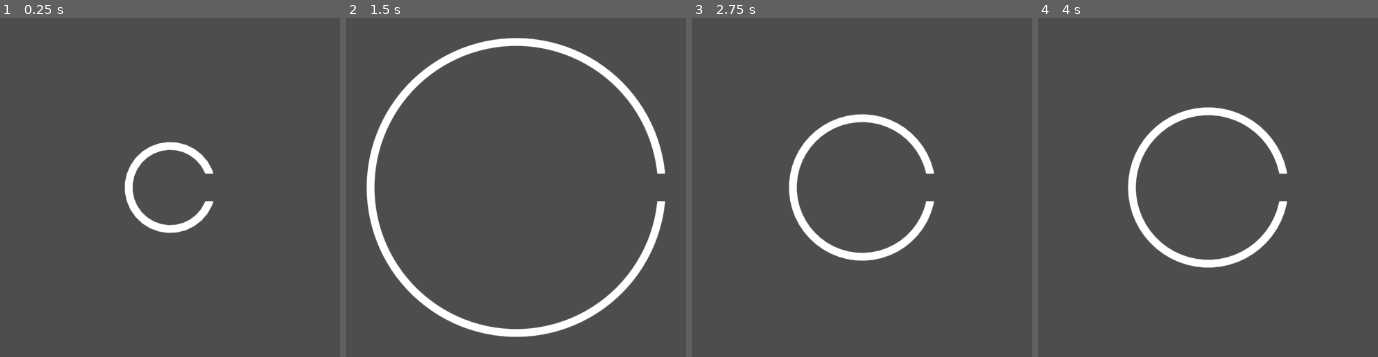
Above: before the commit, frames 1-4 (left to right).
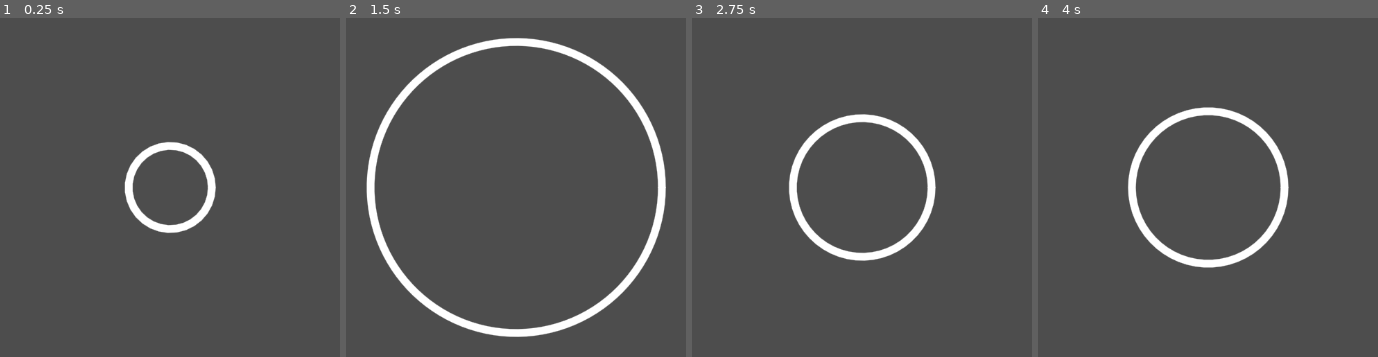
Above: after the commit, the same moments.

Repository: LettucePie/october
Game: Godot game, scene res://game.tscn
Same seed, same stepped clock (60 frames per second), same inputs: the game is played once before the commit and once after it.
Inputs:
- Up to frame 1 (0.25 s): no input
- Up to frame 2 (1.5 s): no input
- Up to frame 3 (2.75 s): no input
- Up to frame 4 (4 s): no input

The runs differ from the first frame. In frame 1, 0.2% of the frame differs, in the area x 60-64%, y 45-55%; in frame 2, 0.2%; in frame 3, 0.2%; in frame 4, 0.2%.

Commit message:
cannot have multiple cuts in ring... trying shaders but not working

Diff:
--- a/cutout.gd
+++ b/cutout.gd
@@ -6,17 +6,10 @@
 func _draw() -> void:
 	#draw_rect(
 		#Rect2(-250, -250, 500, 500),
-		#Color.WHITE,
+		#Color.BLACK,
 		#true,
 		#-1.0,
 		#false
-	#)
-	#draw_rect(
-		#Rect2(0, -20, 500, 40),
-		#Color.BLACK,
-		#true,
-		#-1.0,
-		#true
 	#)
 	draw_rect(
 		Rect2(-250, -250, 250, 500),
@@ -39,3 +32,17 @@
 		-1.0,
 		false
 	)
+	draw_rect(
+		Rect2(0, -20, 500, 40),
+		Color(Color.BLACK, 0),
+		true,
+		-1.0,
+		true
+	)
+	draw_rect(
+		Rect2(-20, 0, 40, 500),
+		Color(Color.BLACK, 0),
+		true,
+		-1.0,
+		true
+	)
--- a/game.tscn
+++ b/game.tscn
@@ -1,7 +1,6 @@
-[gd_scene load_steps=3 format=3 uid="uid://cuqejiribu1et"]
+[gd_scene load_steps=2 format=3 uid="uid://cuqejiribu1et"]
 
 [ext_resource type="PackedScene" uid="uid://bbod4740o7cm7" path="res://ring.tscn" id="1_80nbo"]
-[ext_resource type="PackedScene" uid="uid://cbwayarel2uvl" path="res://cutout.tscn" id="2_e2o6t"]
 
 [node name="Game" type="Node"]
 
@@ -9,8 +8,3 @@
 position = Vector2(541, 298)
 
 [node name="Ring" parent="RingHold" instance=ExtResource("1_80nbo")]
-clip_children = 1
-color = Color(1, 0.54509807, 1, 1)
-
-[node name="Cutout" parent="RingHold/Ring" instance=ExtResource("2_e2o6t")]
-clip_children = 0
--- /dev/null
+++ b/ring.gdshader
@@ -0,0 +1,130 @@
+shader_type canvas_item;
+
+// Size of polygon relative to the polygon that fits the viewport.
+uniform float size : hint_range(0.0, 1.0) = 0.5;
+
+// Number of sides of polygon
+// 0: All of the image
+// 1: Half of the image
+// 2: Line
+// 3: Triangle
+// etc
+uniform int sides : hint_range(0, 50) = 6;
+
+// Rotation of the polygon
+uniform float rotation : hint_range(-360.0, 360.0) = 0.0;
+
+// Center point of the polygon
+uniform float position_x : hint_range(-1.0, 1.5) = 0.5;
+uniform float position_y : hint_range(-1.0, 1.5) = 0.5;
+
+// The width of the border around the polygon. If 0.0, there is no border.
+uniform float border_width : hint_range(0.0, 1.0) = 0.1;
+
+// The color to modulate the border area.
+uniform vec4 border_color : source_color = vec4(0.35, 0.35, 1.0, 1.0);
+
+// Whether to ensure that the polygon is regular with respect
+// to the actual viewport aspect ratio.
+uniform bool maintain_aspect_ratio = true;
+
+void fragment() {
+	// Pull in the texture.
+	COLOR = texture(TEXTURE, UV);
+
+	// Most of the logic presumes that there is some kind of non 1:1 aspect
+	// ratio and adjusts the texture to suit logic that must assume there is a
+	// 1:1 aspect ratio. If the maintain_aspect_ratio option is turned off,
+	// however, the logic will assume a 1:1 ratio without it being true. This
+	// will distort the triangles such that the area of the erasure is
+	// proportional to the area of the image.
+	vec2 aspect_ratio = vec2(1.0, 1.0);
+	if (maintain_aspect_ratio) {
+		// Determine the difference in ratio of the texture to that of a square
+		aspect_ratio = vec2(
+			min(1.0, TEXTURE_PIXEL_SIZE.y / TEXTURE_PIXEL_SIZE.x),
+			min(1.0, TEXTURE_PIXEL_SIZE.x / TEXTURE_PIXEL_SIZE.y)
+		);
+	}
+
+	// Use that ratio to adjust the UV to one that reflects the UV if the
+	// texture were actually that square. So, if the original texture was, say,
+	// twice as wide as it is tall, the Y coordinate of the UV pair that would
+	// otherwise go from 0.0 to 1.0 would now go from 0.25 to 0.75 since that
+	// would be the UV values of the image if it were centered on such a square
+	// that would fit it.
+	vec2 adjusted_uv = vec2(
+		((UV.x - position_x) * aspect_ratio.x) + 0.5,
+		((UV.y - position_y) * aspect_ratio.y) + 0.5
+	);
+
+	// Transform UV from the range (0.0, 1.0) to the range (-1.0, 1.0)
+	adjusted_uv.x = mix(-1.0, 1.0, adjusted_uv.x);
+	adjusted_uv.y = mix(-1.0, 1.0, adjusted_uv.y);
+
+	// Get the angle of the coordinate from the center and apply the user
+	// provided rotation.
+	float theta = atan(adjusted_uv.y, adjusted_uv.x) + (rotation * PI / 180.0);
+
+	// Compute the inner angle of the requested polygon
+	float angle = TAU / float(sides);
+
+	// For convenience, half of that angle is also really useful.
+	float half_angle = angle / 2.0;
+
+	// Normalize as within half the angle of the corners of the shape.
+	// For sides = 4, this effectively restricts it to one quadrant.
+	// We add half the angle back so that our x axes runs through a point and
+	// not the midpoint of a side. So when sides = 4, the resulting shape is a
+	// diamond.
+	theta = mod(theta, angle) + half_angle;
+
+	// We want a scale of 0.0 to be the entire image. So, the corner of the
+	// image should be on a tangent with a line on the shape. We should just
+	// solve the polar equation for the polygon size given that the line to the
+	// polygon edge, at the angle toward the corner, is the distance from the
+	// center to that corner. Phew.
+	float corner_theta = atan(-aspect_ratio.y, -aspect_ratio.x);
+	corner_theta = mod(corner_theta, angle) + half_angle;
+
+	// Compute the radius of the polygon that fits the original texture.
+	// First, get the distance to the corner.
+	float corner_d = distance(vec2(0.0, 0.0), -aspect_ratio);
+
+	// Then solve for the overall radius of the polygon using the polar
+	// equation for our n-sided polygon given our angle/half-angle, the angle
+	// to the corner, and the expected distance to the edge of the polygon via
+	// the distance to that corner.
+	float max_radius = corner_d * cos(half_angle - abs(half_angle - corner_theta));
+
+	// A scale of [0.0, 1.0] should return the range [full_polygon_radius, 0.0].
+	// Our 'scale' is going to affect the size of the polygon.
+	// If our 'scale' is 1.0, we want the smallest polygon, so invert the scale.
+	// This is, then, the proportion of our largest polygon via 'max_radius'.
+	float scale = size * max_radius;
+
+	// Determine, given our current theta angle, the distance to the edge of the
+	// polygon. This is just computing the hypotenuse of the right triangle that
+	// fills this region of the polygon.
+	float polygon_radius = scale / cos(half_angle - abs(half_angle - theta));
+
+	// Determine the edges of the border
+	float border_scale = (size - border_width) * max_radius;
+	float border_radius = border_scale / cos(half_angle - abs(half_angle - theta));
+
+	// Get the distance from our current UV point to the center (recall that our
+	// UV is perhaps adjusted to reflect the aspect ratio of the texture, so we
+	// use our adjusted_uv, here.)
+	float d = distance(vec2(0.0, 0.0), adjusted_uv);
+
+	// If the distance to the center is greater than the polygon radius, we are
+	// outside the polygon. Void that color's alpha to hide it.
+	if (d > polygon_radius) {
+		COLOR.a = 0.0;
+	}
+	else if (d > border_radius) {
+		// Modulate the border color
+		vec4 modulated = vec4(border_color.rgb * border_color.a, 1.0);
+		COLOR = mix(COLOR, modulated, border_color.a);
+	}
+}
Not shown, added: ring.gdshader.uid
